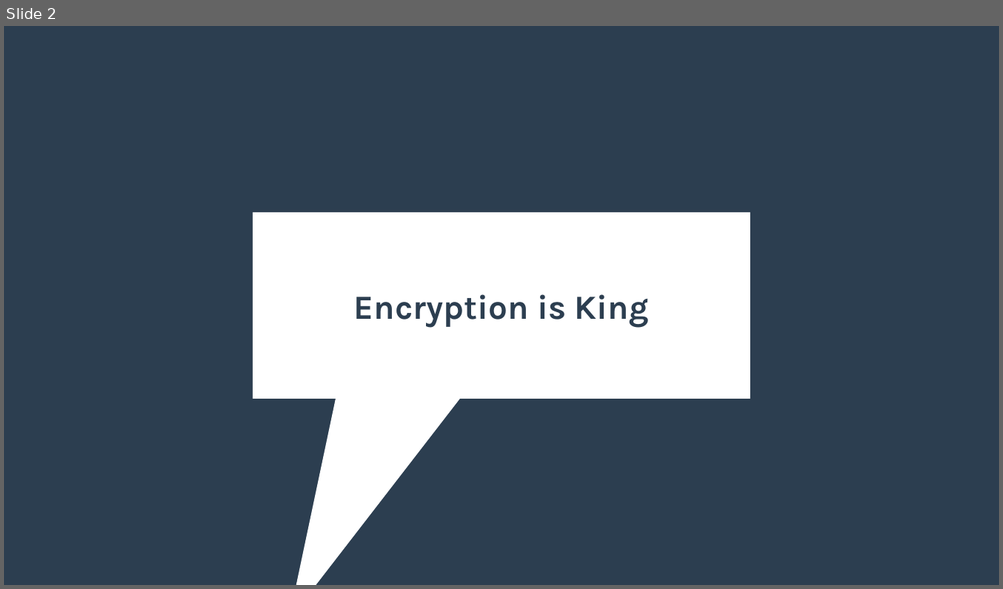
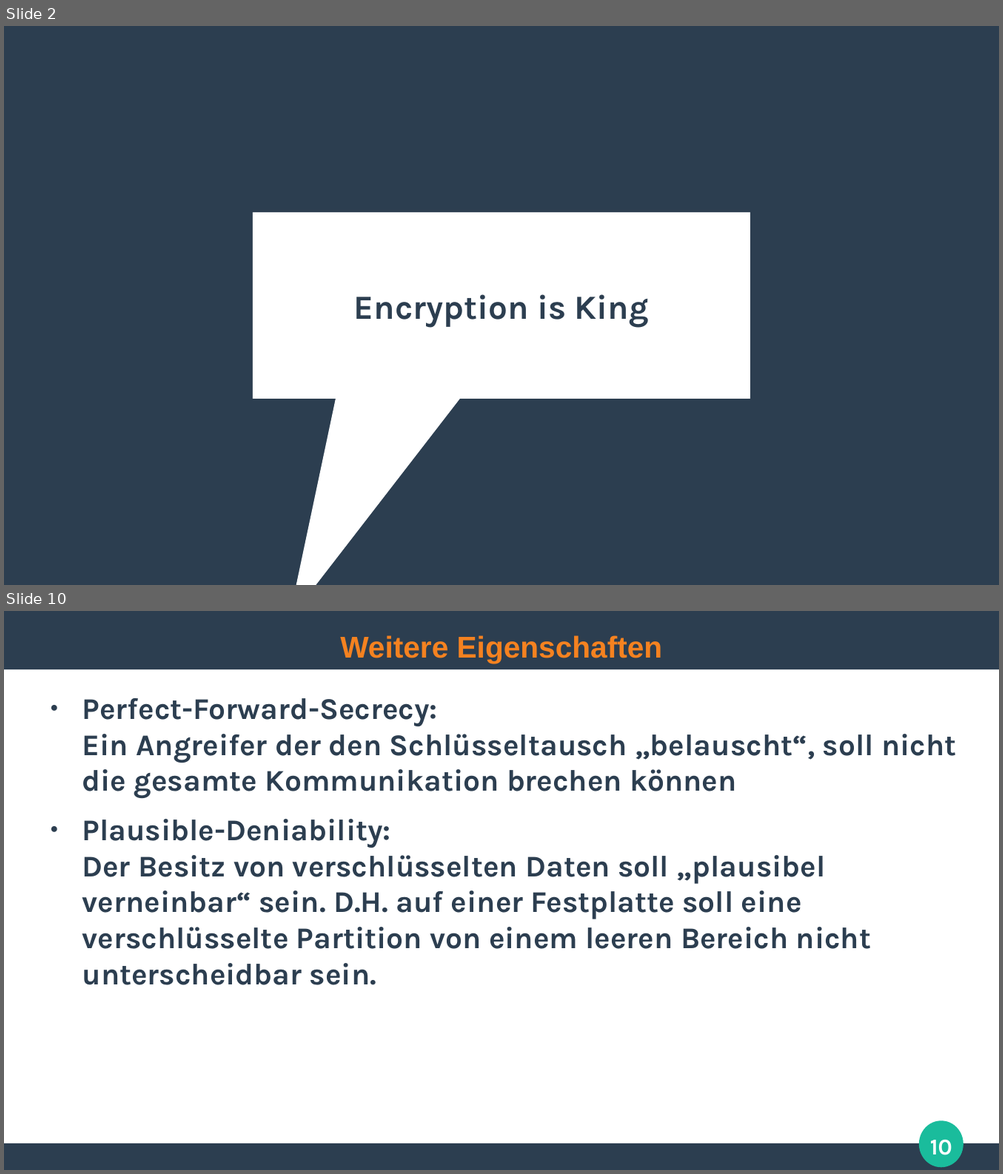
Before and after one commit to ghandmann/HS-AlbSig-WebAnwendungen2, a slide deck: Kapitel/03_SSL_TLS_HTTPS.odp. Shown one above the other, each under a label of ours: slide 2 before the commit, slides 2 and 10 after it; the slides between them are not shown. The pictures are 1003x589 and 1003x1174 pixels, drawn with LibreOffice and Linux fonts; fonts in the diff are those of the drawing. Boxes give left, top, right and bottom in pixels: in the first picture for what was removed or moved away, otherwise in the second. Text is boxed around its words. In the diff, an @@ line names an element or a change of style, - is before the commit and + after.

```diff
--- a/Kapitel/03_SSL_TLS_HTTPS.odp
+++ b/Kapitel/03_SSL_TLS_HTTPS.odp
@@ slide 10 added at box(4, 611, 999, 1170), background #FFFFFF @@
@@ rectangle added at box(4, 611, 999, 669), fill #2C3E50 @@
@@ title added at box(340, 635, 663, 664), 24 pt, text #F58220, bold @@
+Weitere Eigenschaften
@@ text added at box(82, 698, 956, 985), 24 pt, text #2C3E50, bold @@
+● Perfect-Forward-Secrecy:
+  Ein Angreifer der den Schlüsseltausch „belauscht“, soll nicht die gesamte Kommunikation brechen können
+● Plausible-Deniability:
+  Der Besitz von verschlüsselten Daten soll „plausibel verneinbar“ sein. D.H. auf einer Festplatte soll eine verschlüsselte Partition von einem leeren Bereich nicht unterscheidbar sein.
@@ ellipse added at box(919, 1121, 963, 1167), fill #1ABC9C @@
@@ page number added at box(930, 1140, 952, 1156), 18 pt, text #FFFFFF, bold @@
+10
@@ rectangle added at box(4, 1145, 999, 1170), fill #2C3E50 @@
```
Also in this commit, not shown: 19 other slides added, 1 slide removed, 5 other files.
